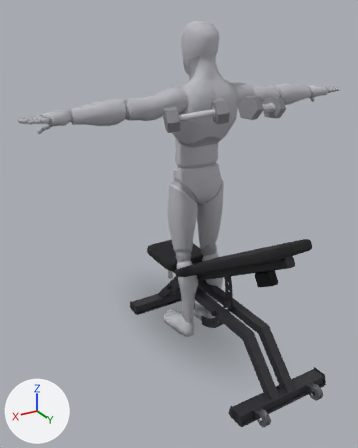
The glTF model app/src/main/assets/mannequins/seated_db_shoulder_press_30.glb: old version first, new version second.
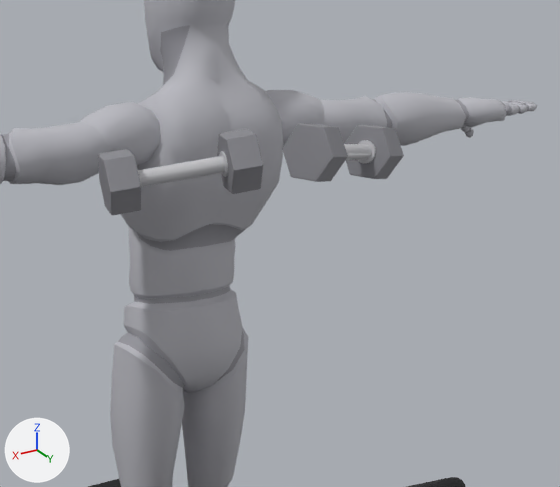
Old and new are each drawn whole from a 50 mm camera at (1.481, 2.263, 1.874) aimed at (0.114, -0.016, 0.734) and again close up on the part from 34% to 98% of the width and 10% to 54% of the height. Arrows for +X, +Y and +Z are at lower left; the lights stay in place. The last two pictures show the newer version. Where no turn or scale is listed for an object, it has been applied to the vertices.

In view in the first close-up: 'body', 'body_1', 'dumbbell_l_0', 'dumbbell_l_2', 'dumbbell_l_4', 'dumbbell_r_2', 'dumbbell_r_4' and 5 more.
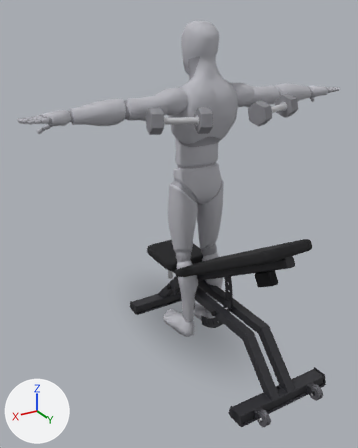
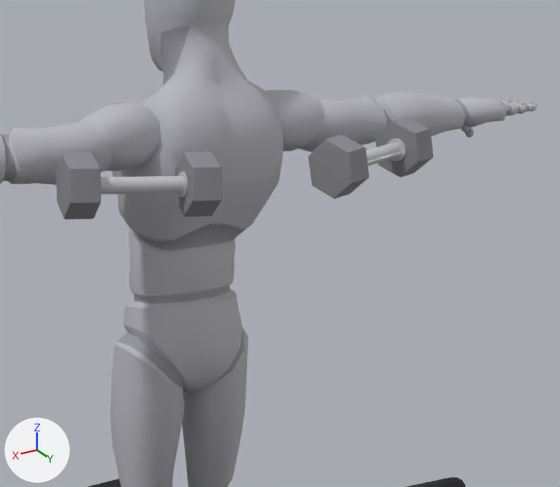
ob_dumbbell_r is not drawn itself; it is the parent of ob_dumbbell_r_0, ob_dumbbell_r_1, ob_dumbbell_r_2, ob_dumbbell_r_3, ob_dumbbell_r_4.
ob_dumbbell_l is not drawn itself; it is the parent of ob_dumbbell_l_0, ob_dumbbell_l_1, ob_dumbbell_l_2, ob_dumbbell_l_3, ob_dumbbell_l_4.

Pixel boxes [x1, y1, x2, y2] of what changed, in the close-ups (560 x 487 px):
'dumbbell_l_2', moved, turned
    before: [217, 129, 263, 194]
    after: [56, 152, 101, 220]
'dumbbell_l_4', moved, turned
    before: [98, 149, 141, 215]
    after: [175, 152, 222, 217]
'dumbbell_r_4', moved, turned
    before: [282, 123, 348, 182]
    after: [308, 135, 369, 199]
'dumbbell_r_2', moved, turned
    before: [345, 125, 404, 179]
    after: [375, 117, 433, 177]
'dumbbell_l_0', moved, turned
    before: [138, 156, 225, 187]
    after: [101, 176, 184, 194]
'dumbbell_r_0', moved, turned
    before: [344, 144, 371, 160]
    after: [366, 142, 401, 166]
'dumbbell_r_1', moved, turned
    before: [358, 140, 376, 164]
    after: [387, 138, 406, 161]
'dumbbell_l_3', moved, turned (not visible before)
    after: [178, 172, 187, 197]
'dumbbell_l_1', moved, turned (not visible afterwards)
    before: [219, 151, 228, 177]

What the commit changed:
Object 'dumbbell_r' (ob_dumbbell_r) moves from (-0.201, 0.286, 1.421) to (-0.286, 0.276, 1.402).
Object 'dumbbell_r' (ob_dumbbell_r) turns from (-1.3, -7.4, 20) to (42, 2.6, 14) degrees about x, y and z.
Object 'dumbbell_l' (ob_dumbbell_l) moves from (0.201, 0.286, 1.421) to (0.286, 0.276, 1.402).
Object 'dumbbell_l' (ob_dumbbell_l) turns from (-1.3, 7.4, -20) to (-42, 2.6, 166) degrees about x, y and z.
